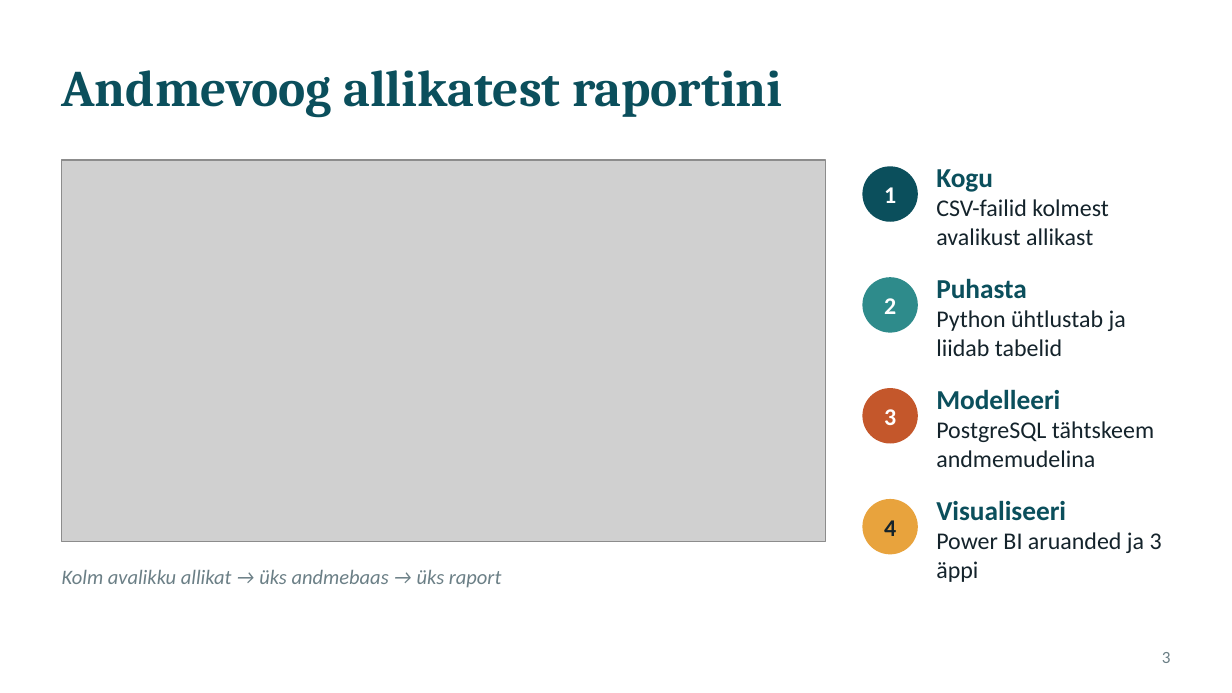
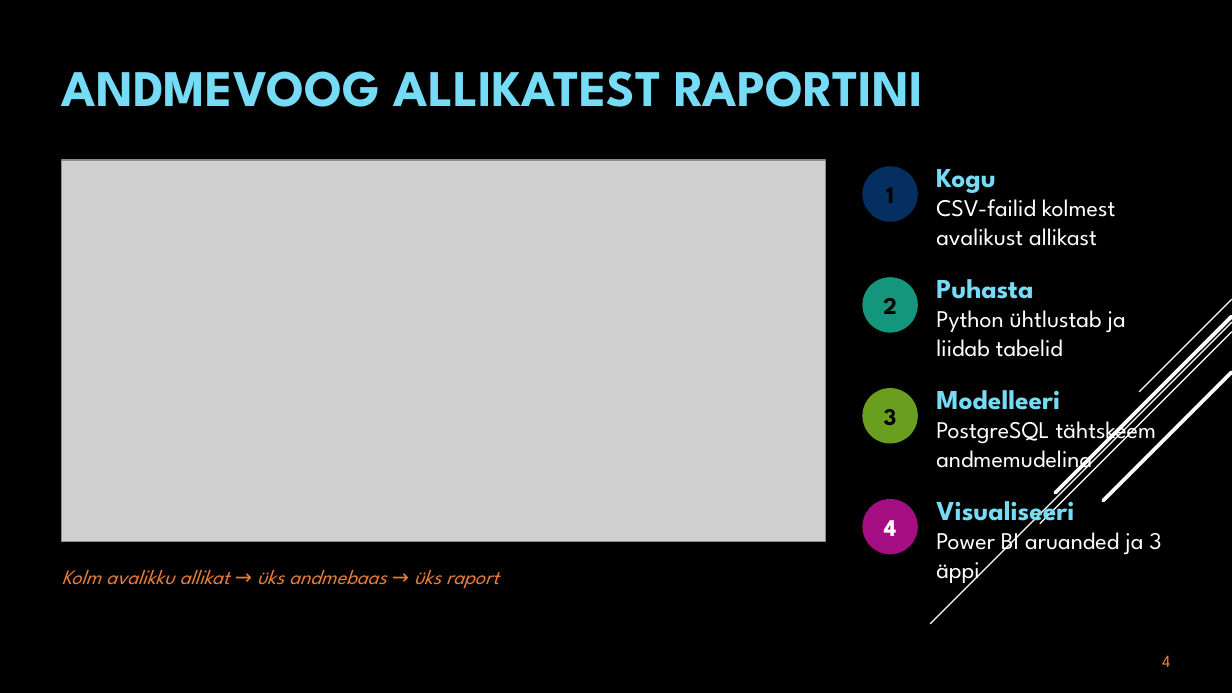
Before and after one commit to kaidisoiela/Grupitoo_kinnisvara, a slide deck: slide 4 of Eesti_kinnisvaraturu_ja_ostujõu_analüüs_esitlus.pptx (slide 3 before the commit). Drawn at 1232x693 pixels with LibreOffice and Linux fonts; fonts in the diff are those of the drawing; grey boxes stand for pictures. Boxes give left, top, right and bottom in pixels: in the first picture for what was removed or moved away, otherwise in the second. Text is boxed around its words. In the diff, an @@ line names an element or a change of style, - is before the commit and + after.

```diff
--- a/Eesti_kinnisvaraturu_ja_ostujõu_analüüs_esitlus.pptx
+++ b/Eesti_kinnisvaraturu_ja_ostujõu_analüüs_esitlus.pptx
@@ background #FFFFFF to #000000 @@
@@ title at [62,71,924,107]: text changed; font Cambria to League Spartan; text colour #0B4F5C to #76DBF4 @@
-Andmevoog allikatest raportini
+ANDMEVOOG ALLIKATEST RAPORTINI
@@ ellipse at [862,166,918,222]: fill #0B4F5C to #052F61 @@
@@ text "Kogu" at [936,169,1115,246]: font Calibri to League Spartan; text colour #0B4F5C to #76DBF4 in "Kogu"; text colour #14232B to #FFFFFF in "CSV-failid kolmest avalikust allikast" @@
@@ ellipse at [862,277,918,333]: fill #2E8B8B to #14967C @@
@@ text "Puhasta" at [936,279,1125,357]: font Calibri to League Spartan; text colour #0B4F5C to #76DBF4 in "Puhasta"; text colour #14232B to #FFFFFF in "Python ühtlustab ja liidab tabelid" @@
@@ font Calibri to League Spartan, text colour #FFFFFF to #000000 in 3 elements at [886,187,894,203], [883,298,897,314], [884,409,897,425] @@
@@ ellipse at [862,388,918,444]: fill #C4572B to #6A9E1F @@
@@ text "Modelleeri" at [936,390,1157,475]: font Calibri to League Spartan; text colour #0B4F5C to #76DBF4 in "Modelleeri"; text colour #14232B to #FFFFFF in "PostgreSQL tähtskeem andmemudelina" @@
@@ group added at [930,299,1232,623]: 5 lines @@
@@ text "4" at [884,520,897,536]: font Calibri to League Spartan, text colour #14232B to #FFFFFF @@
@@ ellipse at [862,499,918,554]: fill #E8A33D to #A50E82 @@
@@ text "Visualiseeri" at [936,493,1161,586]: font Calibri to League Spartan; text colour #0B4F5C to #76DBF4 in "Visualiseeri"; text colour #14232B to #FFFFFF in "Power BI aruanded ja 3 äppi" @@
@@ text "Kolm avalikku allikat → üks ..." at [62,570,499,589]: font Calibri to League Spartan, text colour #6B7F86 to #E87D37 @@
@@ page number at [1162,655,1170,667]: vertical alignment top to bottom @@
@@ page number at [1162,655,1170,667]: text changed; font Calibri to League Spartan; text colour #6B7F86 to #E87D37 @@
-3
+4
```
Also in this commit, not shown: 6 other slides changed, 1 slide added, 2 slides removed.
